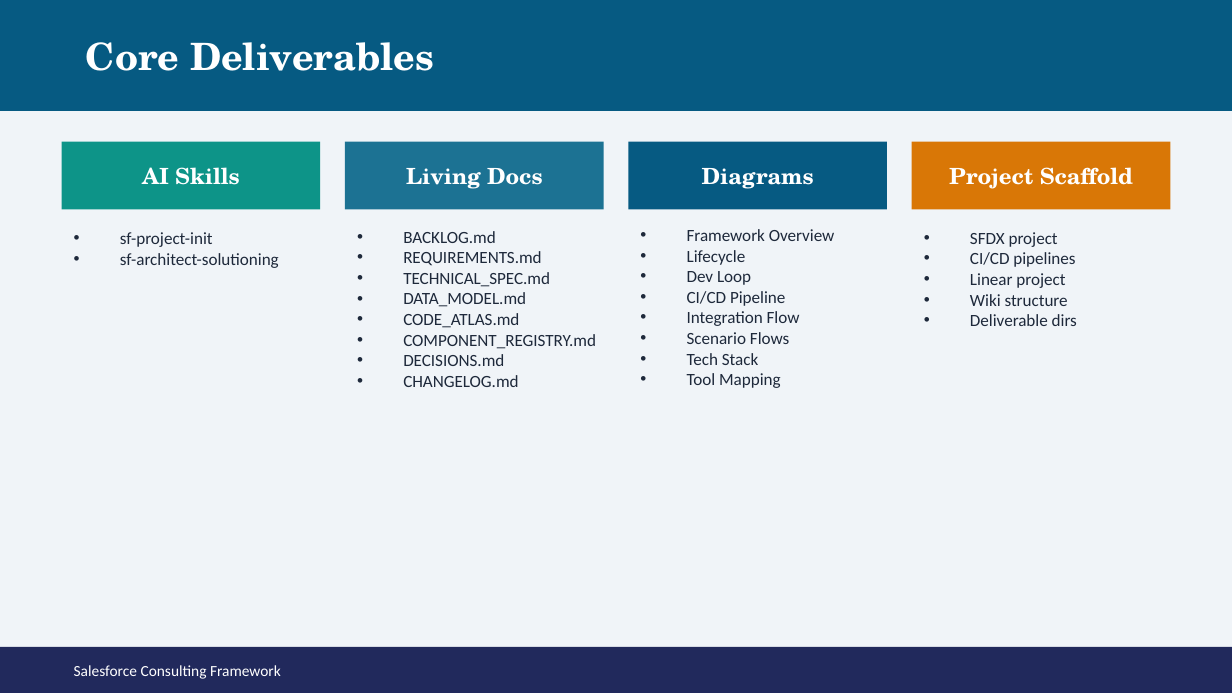
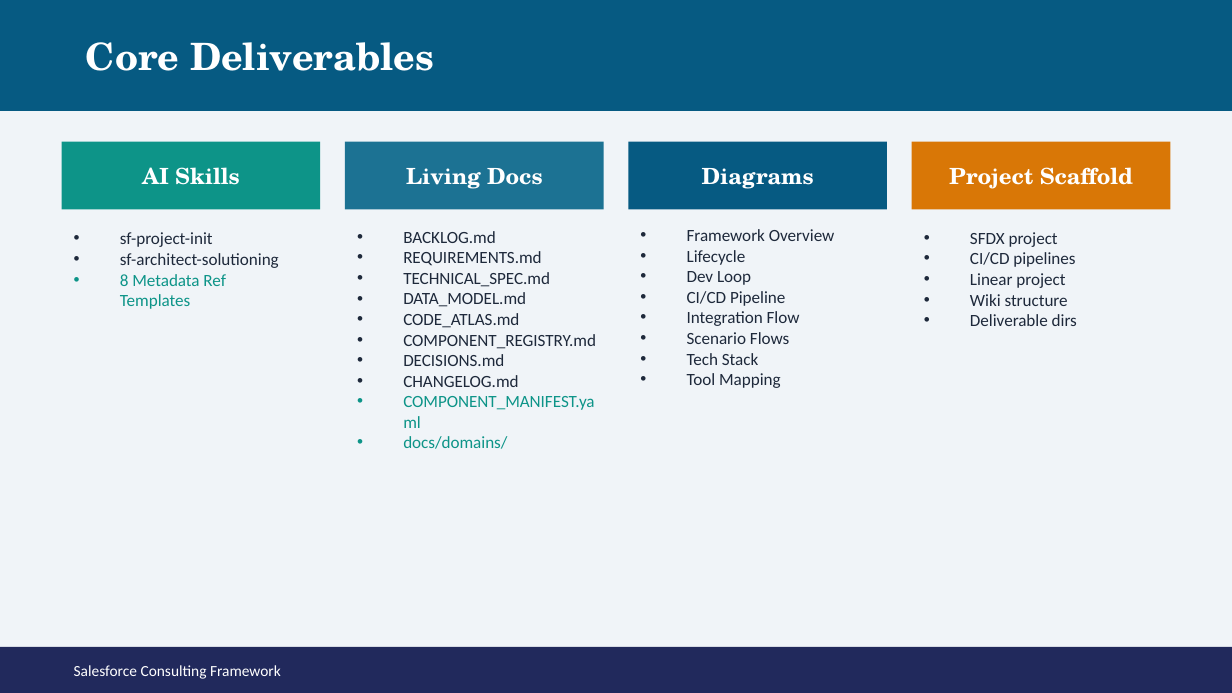
Before and after one commit to Mar5929/sf-consulting-framework, a slide deck: slide 5 of reference/salesforce-consulting-frameworkV2.pptx. Drawn at 1232x693 pixels with LibreOffice and Linux fonts; fonts in the diff are those of the drawing. Boxes give left, top, right and bottom in pixels: in the first picture for what was removed or moved away, otherwise in the second. Text is boxed around its words. In the diff, an @@ line names an element or a change of style, - is before the commit and + after.

```diff
--- a/reference/salesforce-consulting-frameworkV2.pptx
+++ b/reference/salesforce-consulting-frameworkV2.pptx
@@ text at (120, 274, 226, 309): paragraph added @@
+• 8 Metadata Ref Templates
@@ text at (403, 396, 594, 449): paragraphs added @@
+• COMPONENT_MANIFEST.yaml
+• docs/domains/
```
Also in this commit, not shown: 5 other slides changed, 3 slides added, 6 other files.
